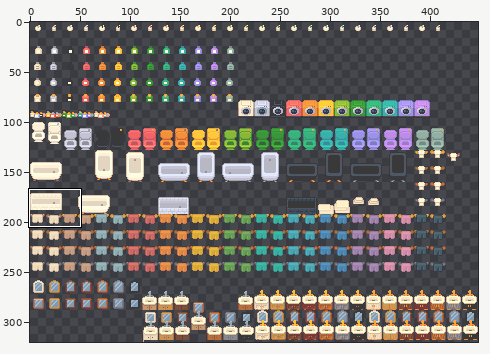
Sprite sheet, stored at assets/images/Interior/furniture/bathroom.png. The first picture is a wide view before the edit; the outline marks the close-up.
Close-up. Before the commit:
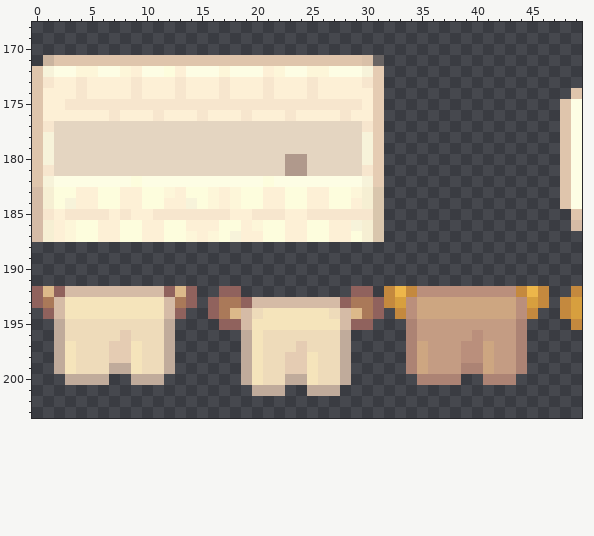
The file is 448x320 pixels. Pixels under 10% opacity are left out. Colours within 5 levels of each other are drawn and written as one. Shown: x 0..49, y 168..203.
After the commit:
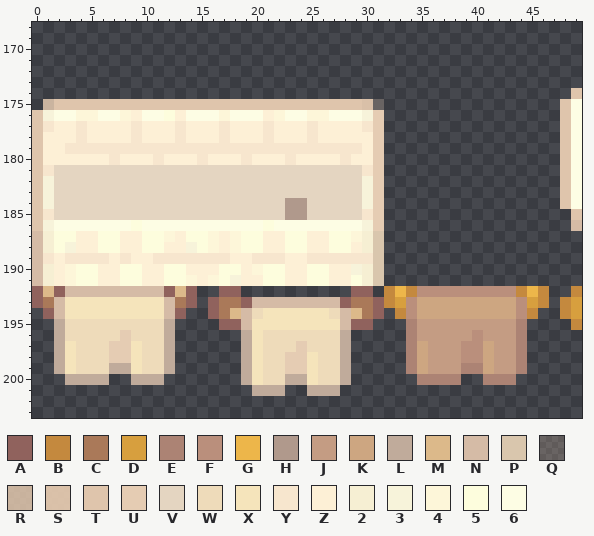
Palette (. is transparent): A #90625d  B #c4893e  C #aa7959  D #d79f3e  E #ac8374  F #ba8f7c  G #edb64a  H #b0998c  J #c49c83  K #cda681  L #c0ab9b  M #dcb98a  N #d5bba6  P #d9c6ad  Q #dfc5ac3a  R #dfc5acdc  S #dfc5acf6  T #dfc5ac  U #e5ccb3  V #e4d5c1  W #eedbba  X #f5e4bb  Y #f7e6ce  Z #fdf0d6  2 #f6efd3  3 #f7f3da  4 #fdf6d9  5 #fdfddd  6 #fdfde4
Difference:
y 171: x 1..31 RTTTTTTTTTTTTTTTTTTTTTTTTTTTTSQ -> ...............................
y 172: x 0..31 T36644664Z665Z6664666Z466446663U -> ................................
y 173: x 0..31 TYZZYZZZZYZZZYZZZYZZZYZZZYZZZZYU -> ................................
y 174: x 0..31 TZZZYZZZZYZZZYZZZYZZZYZZZYZZZZZU -> ................................
y 175: x 0..31 TZZYYYYYYYYYYYYYYYYYYYYYYYYYYYZU -> .RTTTTTTTTTTTTTTTTTTTTTTTTTTTTSQ
y 176: x 1..8 ZZZZZZYZ -> 36644664; x 10..12 ZYZ -> 665; x 14..20 ZYZZZYZ -> 6664666; x 22..30 ZYZZZZYZZ -> 466446663
y 177: x 2..29 VVVVVVVVVVVVVVVVVVVVVVVVVVVV -> ZZYZZZZYZZZYZZZYZZZYZZZYZZZZ
y 178: x 1..30 3VVVVVVVVVVVVVVVVVVVVVVVVVVVV3 -> ZZZYZZZZYZZZYZZZYZZZYZZZYZZZZZ
y 179: x 1..30 3VVVVVVVVVVVVVVVVVVVVVVVVVVVV3 -> ZZYYYYYYYYYYYYYYYYYYYYYYYYYYYZ
y 180: x 1..30 3VVVVVVVVVVVVVVVVVVVVVHHVVVVV3 -> ZZZZZZYZZZYZZZYZZZYZZZYZZZZYZZ
y 181: x 23..24 HH -> VV
y 182: x 2..29 6666666566666666666566666666 -> VVVVVVVVVVVVVVVVVVVVVVVVVVVV
y 183: x 0..31 N255ZZ55ZZ554Z554Z455ZZ55ZZ5542P -> T3VVVVVVVVVVVVVVVVVVVVVVVVVVVV3U
y 184: x 0..31 N253ZZ55ZZ55ZZ354Z455ZZ55ZZ55Z2P -> T3VVVVVVVVVVVVVVVVVVVVVHHVVVVV3U
y 185: x 0 N -> T; x 2..29 ZYYYYZYZZYYYYYYYZZYYYZZYYYYY -> VVVVVVVVVVVVVVVVVVVVVHHVVVVV; x 31 P -> U
y 186: x 0..8 N2Z455ZZ5 -> T36666666; x 10..20 ZZ55ZZZ55Z4 -> 66666666666; x 22..31 5ZZ55ZZ32P -> 666666663U
y 187: x 2..15 Z455ZZ55ZZ554Z -> 55ZZ55ZZ554Z55; x 17..29 53ZZ55ZZ55ZZ5 -> Z455ZZ55ZZ554
y 188: x 0..31 ................................ -> N253ZZ55ZZ55ZZ354Z455ZZ55ZZ55Z2P
y 189: x 0..31 ................................ -> NYZYYYYZYZZYYYYYYYZZYYYZZYYYYYYP
y 190: x 0..31 ................................ -> N2Z455ZZ55ZZ55ZZZ55Z455ZZ55ZZ32P
y 191: x 0..31 ................................ -> N2Z455ZZ55ZZ554Z453ZZ55ZZ55ZZ52P
Boxes around the changes in both close-ups, in picture pixels (x1, y1, x2, y2):
changed: (32, 55, 384, 286)
